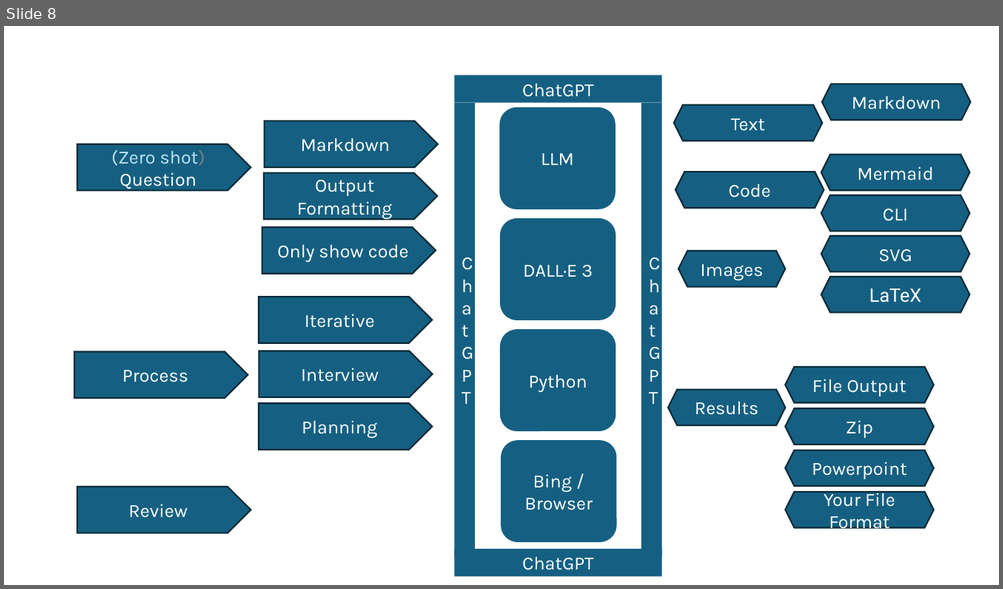
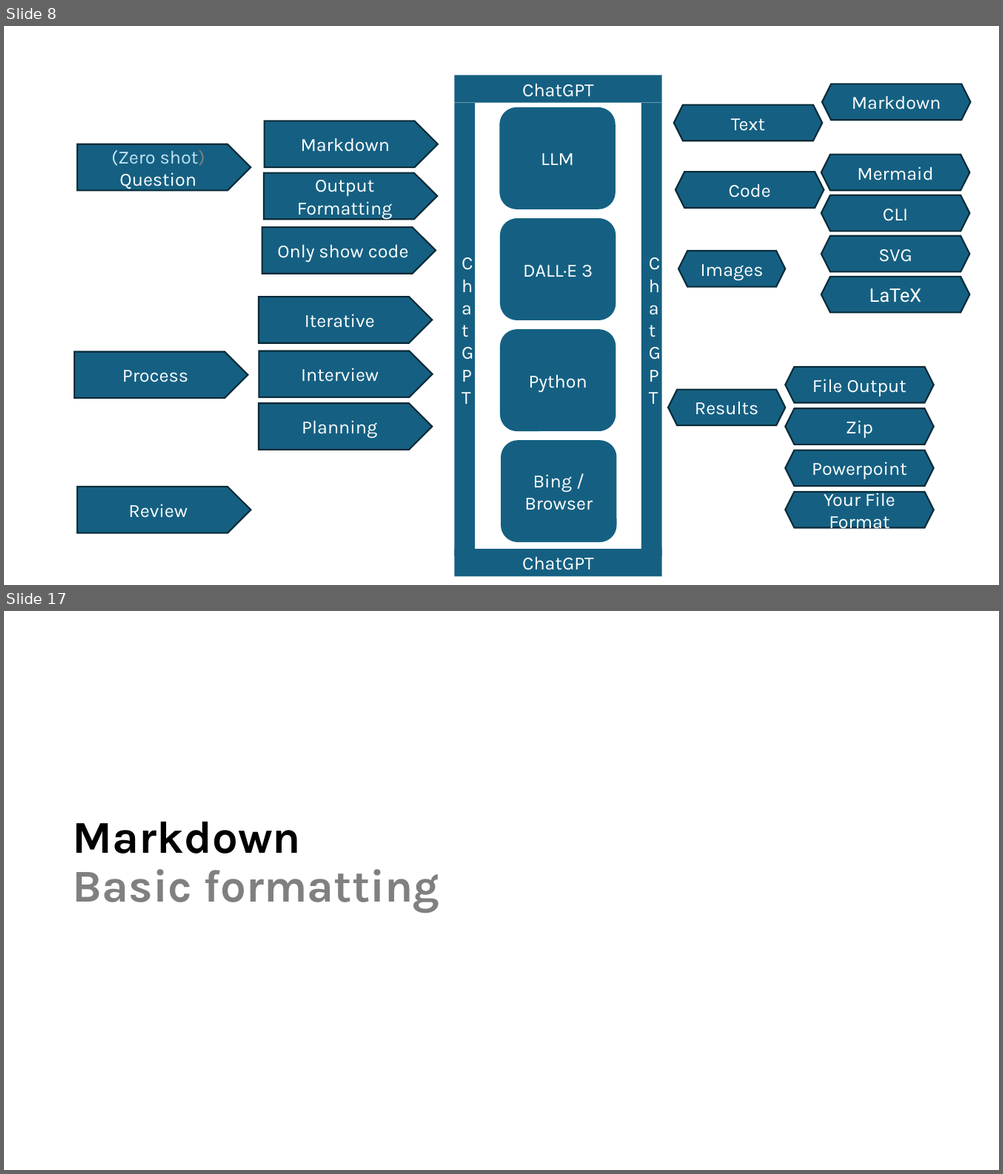
Before and after one commit to isidore/Talks, a slide deck: Slides/ChatGPT_Prompting.pptx. Shown one above the other, each under a label of ours: slide 8 before the commit, slides 8 and 17 after it; the slides between them are not shown. The pictures are 1003x589 and 1003x1174 pixels, drawn with LibreOffice and Linux fonts; fonts in the diff are those of the drawing. Boxes give left, top, right and bottom in pixels: in the first picture for what was removed or moved away, otherwise in the second. Text is boxed around its words. In the diff, an @@ line names an element or a change of style, - is before the commit and + after.

Commit message:
markdown

```diff
--- a/Slides/ChatGPT_Prompting.pptx
+++ b/Slides/ChatGPT_Prompting.pptx
@@ slide 17 added at <box>4,611,999,1170</box>, background #FFFFFF @@
@@ title added at <box>73,821,440,913</box>, 44 pt, text #808080, bold @@
+Markdown
+Basic formatting
```
Also in this commit, not shown: 2 slides changed, 6 other slides added.
